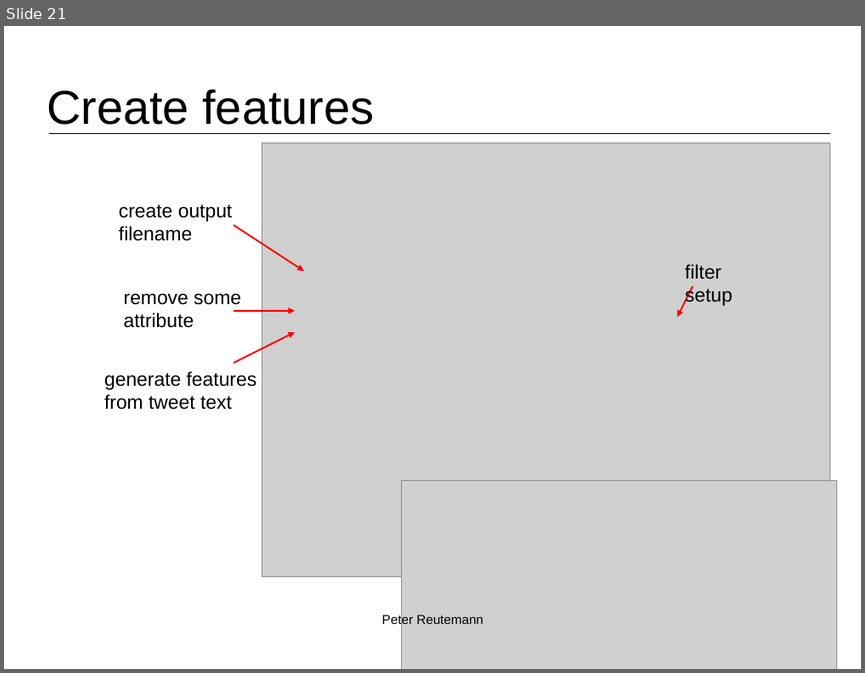
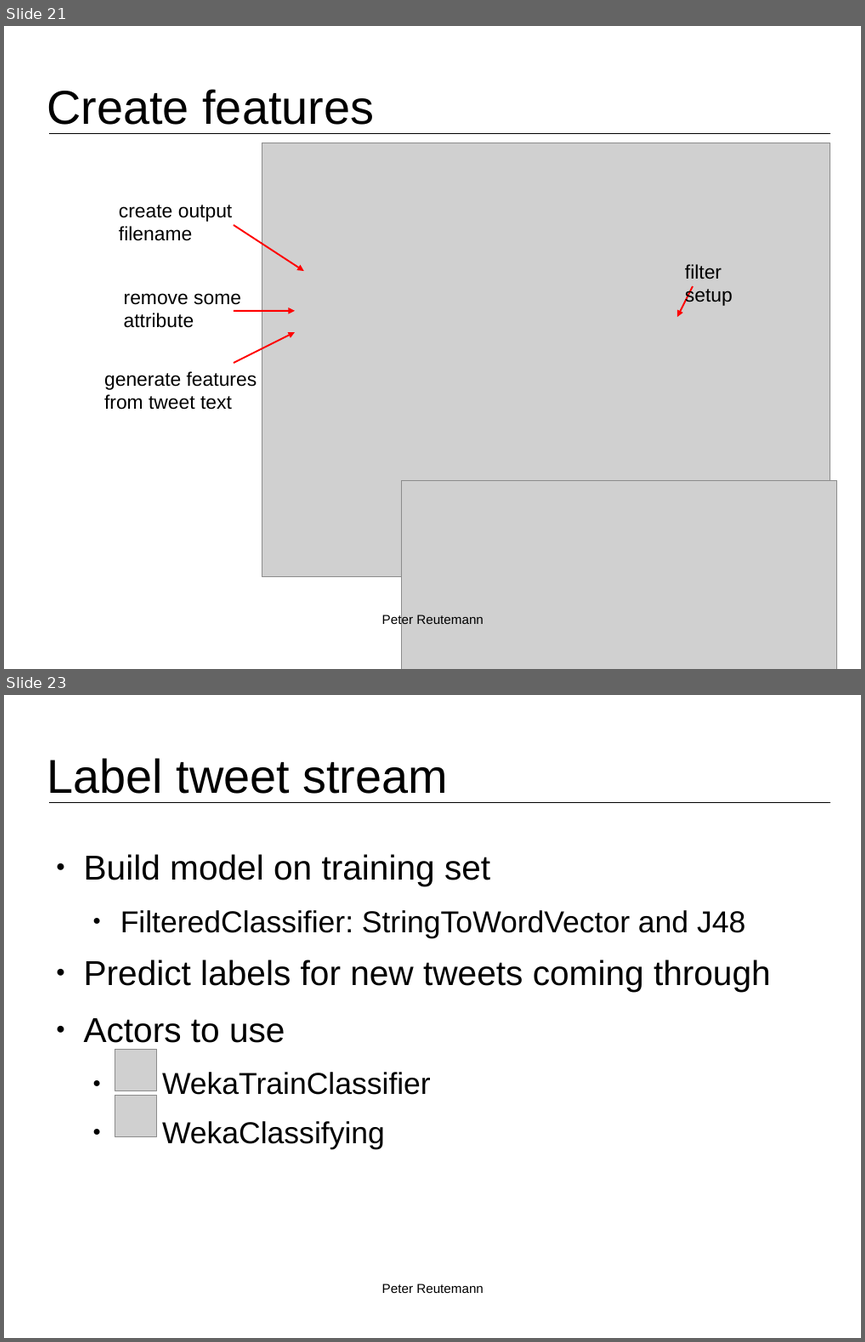
Before and after one commit to fracpete/kuching-2015, a slide deck: 4_twitter/kuching2015_twitter.odp. Shown one above the other, each under a label of ours: slide 21 before the commit, slides 21 and 23 after it; the slides between them are not shown. The pictures are 865x673 and 865x1342 pixels, drawn with LibreOffice and Linux fonts; fonts in the diff are those of the drawing; grey boxes stand for pictures; background and template pictures are left out. Boxes give left, top, right and bottom in pixels: in the first picture for what was removed or moved away, otherwise in the second. Text is boxed around its words. In the diff, an @@ line names an element or a change of style, - is before the commit and + after.

```diff
--- a/4_twitter/kuching2015_twitter.odp
+++ b/4_twitter/kuching2015_twitter.odp
@@ slide 23 added at bbox=[4, 695, 861, 1338], background #FFFFFF; not listed: 1 template element that a slide beside it also shows @@
@@ title added at bbox=[46, 758, 448, 794], 44 pt, text #000000 @@
+Label tweet stream
@@ text added at bbox=[84, 854, 771, 1149], 28 pt, text #000000 @@
+● Build model on training set
+  ● FilteredClassifier: StringToWordVector and J48
+● Predict labels for new tweets coming through
+● Actors to use
+  ● WekaTrainClassifier
+  ● WekaClassifying
@@ picture added at bbox=[115, 1049, 157, 1091] @@
@@ picture added at bbox=[115, 1095, 157, 1137] @@
@@ text added at bbox=[382, 1283, 483, 1293], 12 pt, text #000000 @@
+Peter Reutemann
```
Also in this commit, not shown: 3 other slides added, 8 other files.
